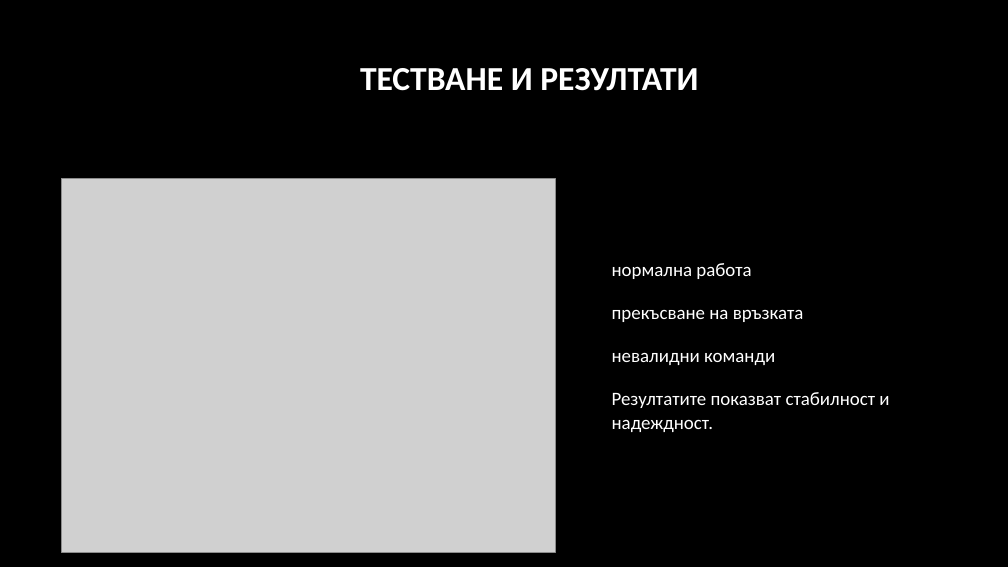
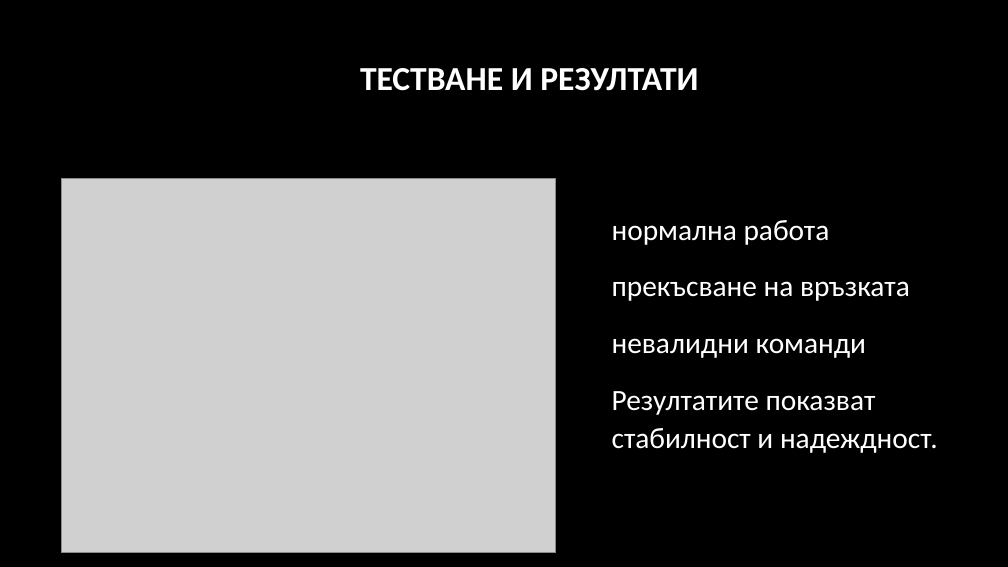
Before and after one commit to pgee-dzi2024/ThemeSP_2603, a slide deck: slide 9 of DR/Защита.pptx. Drawn at 1008x567 pixels with LibreOffice and Linux fonts; fonts in the diff are those of the drawing; grey boxes stand for pictures; background and template pictures are left out. Boxes give left, top, right and bottom in pixels: in the first picture for what was removed or moved away, otherwise in the second. Text is boxed around its words. In the diff, an @@ line names an element or a change of style, - is before the commit and + after.

```diff
--- a/DR/Защита.pptx
+++ b/DR/Защита.pptx
@@ text "нормална работа": place and size @@
-text "нормална работа" at box(612, 263, 889, 432)
+text "нормална работа" at box(612, 220, 938, 453)
@@ text "нормална работа" at box(612, 220, 938, 453): size 18 to 28 pt @@
```
Also in this commit, not shown: 4 other slides changed.
